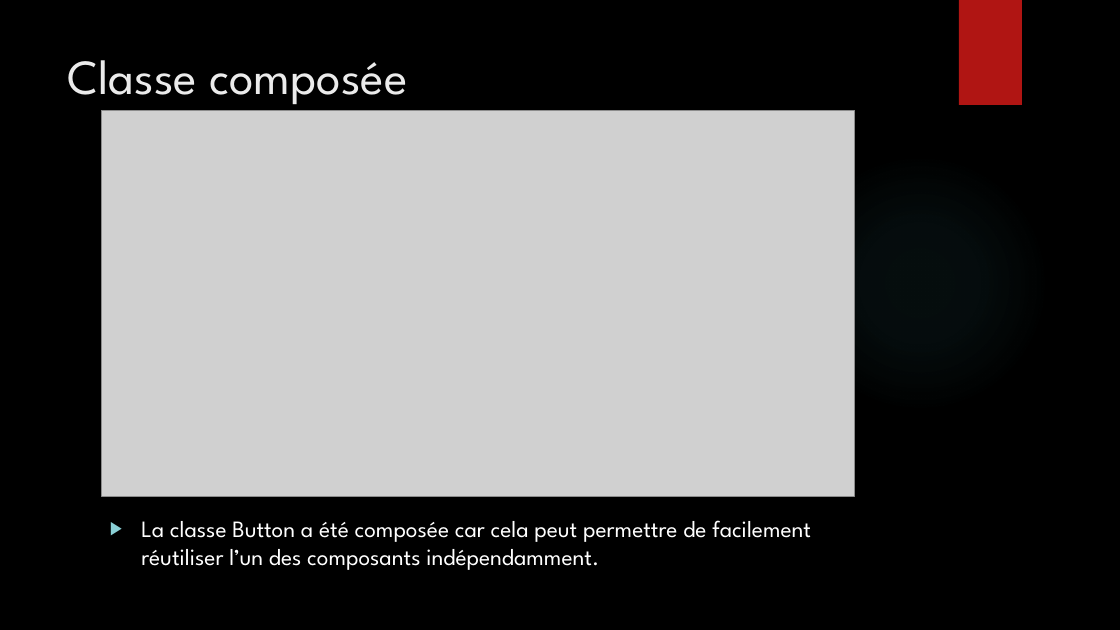
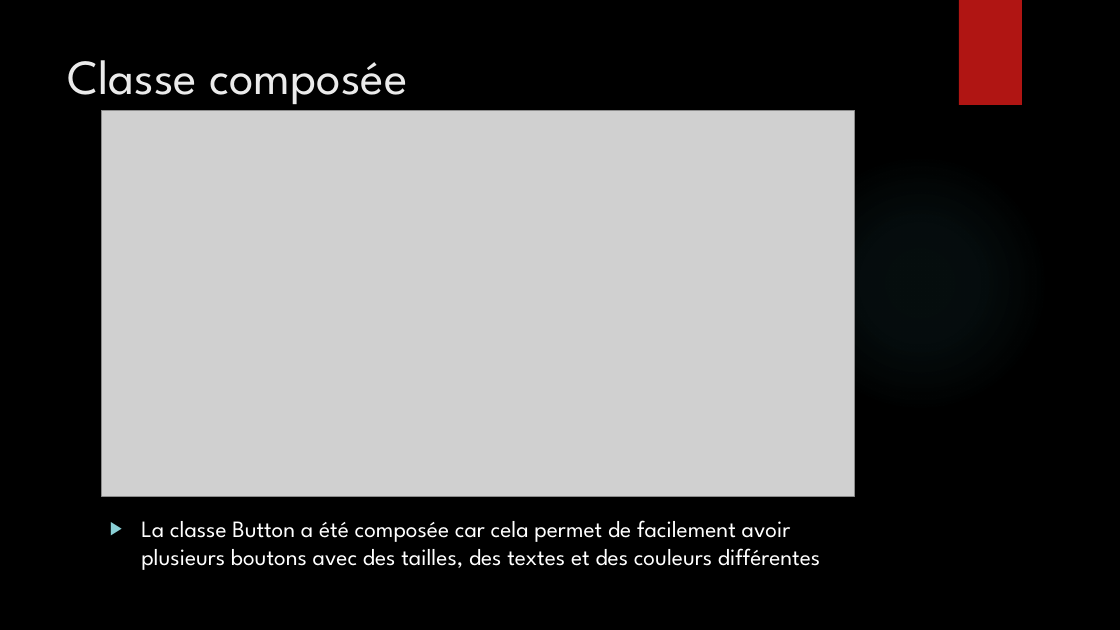
Before and after one commit to Bugnon/oc-2021, a slide deck: slide 11 of src/projet/projet3/Powerpoint_pacman.pptx. Drawn at 1120x630 pixels with LibreOffice and Linux fonts; fonts in the diff are those of the drawing; grey boxes stand for pictures; background and template pictures are left out. Boxes give left, top, right and bottom in pixels: in the first picture for what was removed or moved away, otherwise in the second. Text is boxed around its words. In the diff, an @@ line names an element or a change of style, - is before the commit and + after.

```diff
--- a/src/projet/projet3/Powerpoint_pacman.pptx
+++ b/src/projet/projet3/Powerpoint_pacman.pptx
@@ text at box(141, 520, 820, 570): text changed @@
-▶ La classe Button a été composée car cela peut permettre de facilement réutiliser l’un des composants indépendamment.
+▶ La classe Button a été composée car cela permet de facilement avoir plusieurs boutons avec des tailles, des textes et des couleurs différentes
```
Also in this commit, not shown: 11 other slides changed, 2 slides added, 2 slides removed, 17 other files.
